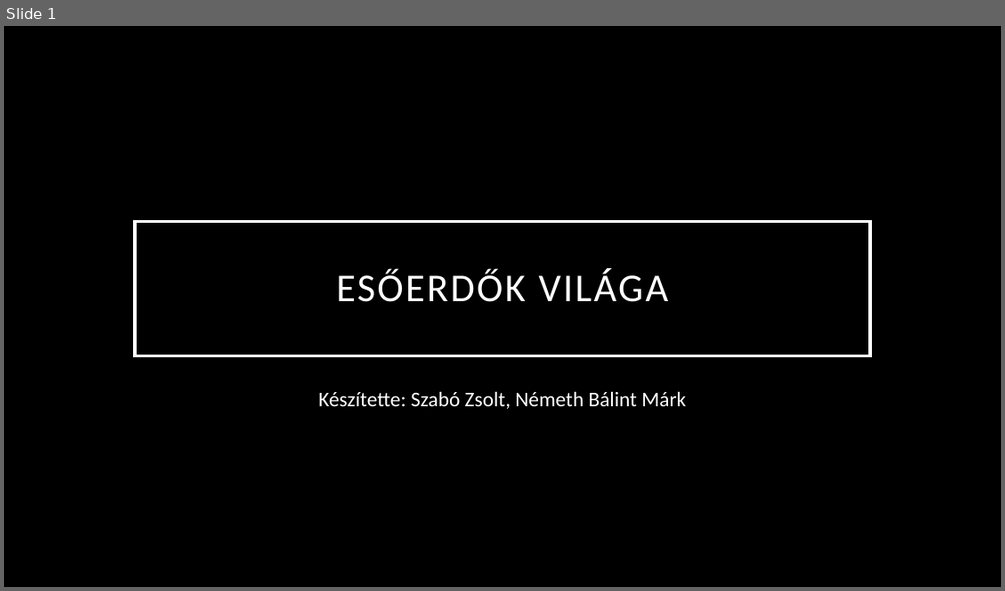
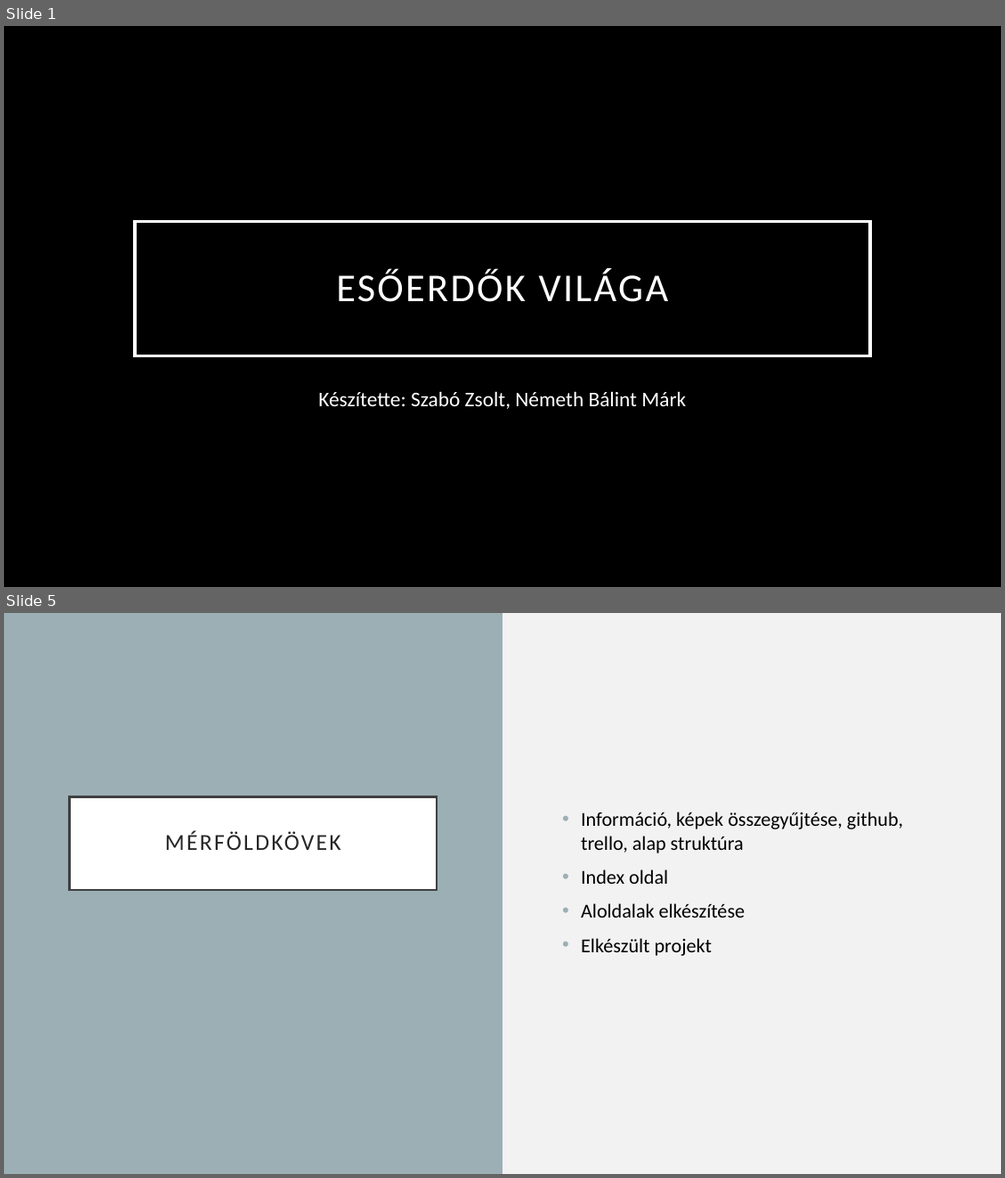
Before and after one commit to NemethBalintMark/EsoerdoProjekt, a slide deck: docs/Esőerdők világa.pptx. Shown one above the other, each under a label of ours: slide 1 before the commit, slides 1 and 5 after it; the slides between them are not shown. The pictures are 1005x591 and 1005x1178 pixels, drawn with LibreOffice and Linux fonts; fonts in the diff are those of the drawing; background and template pictures are left out. Boxes give left, top, right and bottom in pixels: in the first picture for what was removed or moved away, otherwise in the second. Text is boxed around its words. In the diff, an @@ line names an element or a change of style, - is before the commit and + after.

```diff
--- a/docs/Esőerdők világa.pptx
+++ b/docs/Esőerdők világa.pptx
@@ slide 5 added at box(4, 613, 1001, 1174), background #F2F2F2 @@
@@ rectangle added at box(4, 613, 502, 1174), fill #9BAFB5 @@
@@ title added at box(70, 796, 437, 890), fill #FFFFFF, outline #404040 2.5 pt, 22 pt, text #262626 @@
+MÉRFÖLDKÖVEK
@@ text added at box(581, 811, 903, 956), 19 pt, text #000000 @@
+• Információ, képek összegyűjtése, github, trello, alap struktúra
+• Index oldal
+• Aloldalak elkészítése
+• Elkészült projekt
```
Also in this commit, not shown: 3 slides changed, 2 other slides added, 1 slide removed.
